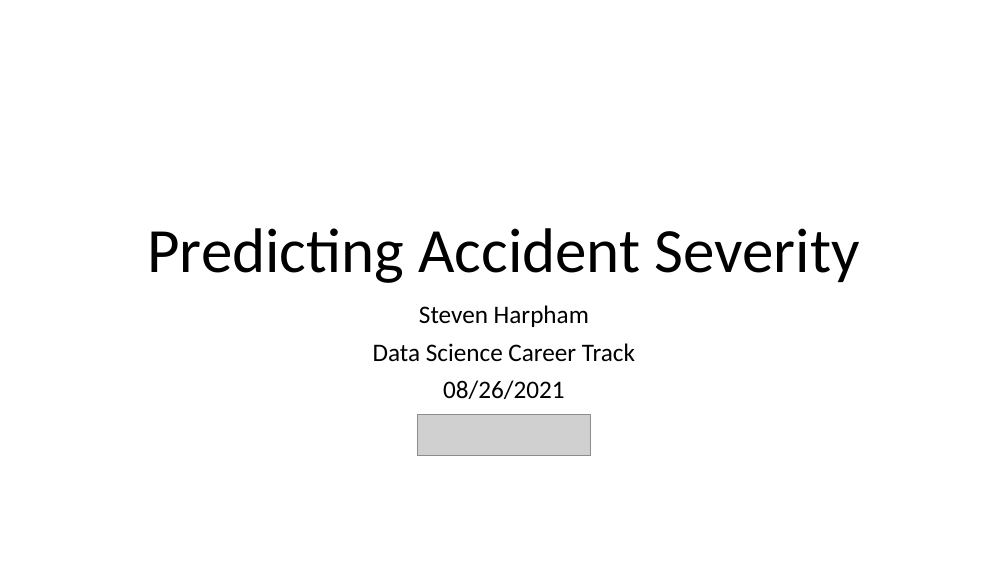
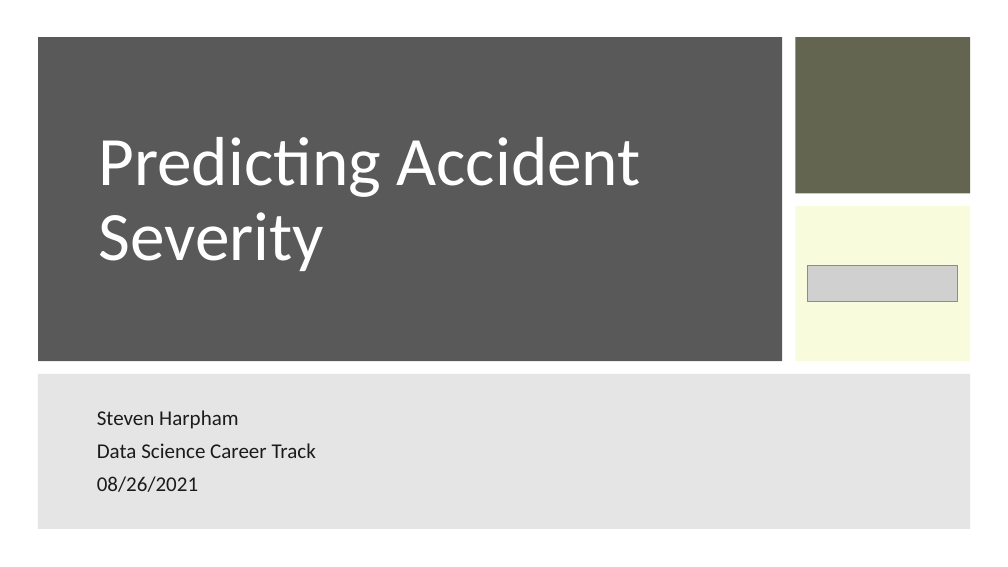
Before and after one commit to scharpham/Springboard, a slide deck: slide 1 of Capstone2/capstone2/reports/Predicting Accident Severity.pptx. Drawn at 1008x567 pixels with LibreOffice and Linux fonts; fonts in the diff are those of the drawing; grey boxes stand for pictures. Boxes give left, top, right and bottom in pixels: in the first picture for what was removed or moved away, otherwise in the second. Text is boxed around its words. In the diff, an @@ line names an element or a change of style, - is before the commit and + after.

```diff
--- a/Capstone2/capstone2/reports/Predicting Accident Severity.pptx
+++ b/Capstone2/capstone2/reports/Predicting Accident Severity.pptx
@@ rectangle added at bbox=[39, 37, 783, 361], fill #595959 @@
@@ rectangle added at bbox=[796, 37, 970, 194], fill #5B5D48 at 95% opacity @@
@@ title "Predicting Accident Severity": place and size @@
-title "Predicting Accident Severity" at bbox=[147, 228, 860, 283]
+title "Predicting Accident Severity" at bbox=[99, 137, 641, 271]
@@ title "Predicting Accident Severity" at bbox=[99, 137, 641, 271]: size 60 to 66 pt, text colour #000000 to #FFFFFF; alignment centre to left; vertical alignment bottom to middle @@
@@ rectangle added at bbox=[796, 206, 970, 361], fill #DFF058 at 20% opacity @@
@@ picture: place and size @@
-picture at bbox=[417, 414, 591, 455]
+picture at bbox=[808, 265, 958, 301]
@@ rectangle added at bbox=[38, 374, 970, 529], fill #7F7F7F at 20% opacity @@
@@ subtitle "Steven Harpham": place and size @@
-subtitle "Steven Harpham" at bbox=[373, 305, 635, 399]
+subtitle "Steven Harpham" at bbox=[97, 410, 316, 492]
@@ subtitle "Steven Harpham" at bbox=[97, 410, 316, 492]: size 24 to 20 pt, text colour #000000 to #1B1B1B; alignment centre to left; vertical alignment top to middle @@
```
Also in this commit, not shown: 13 other slides changed.
